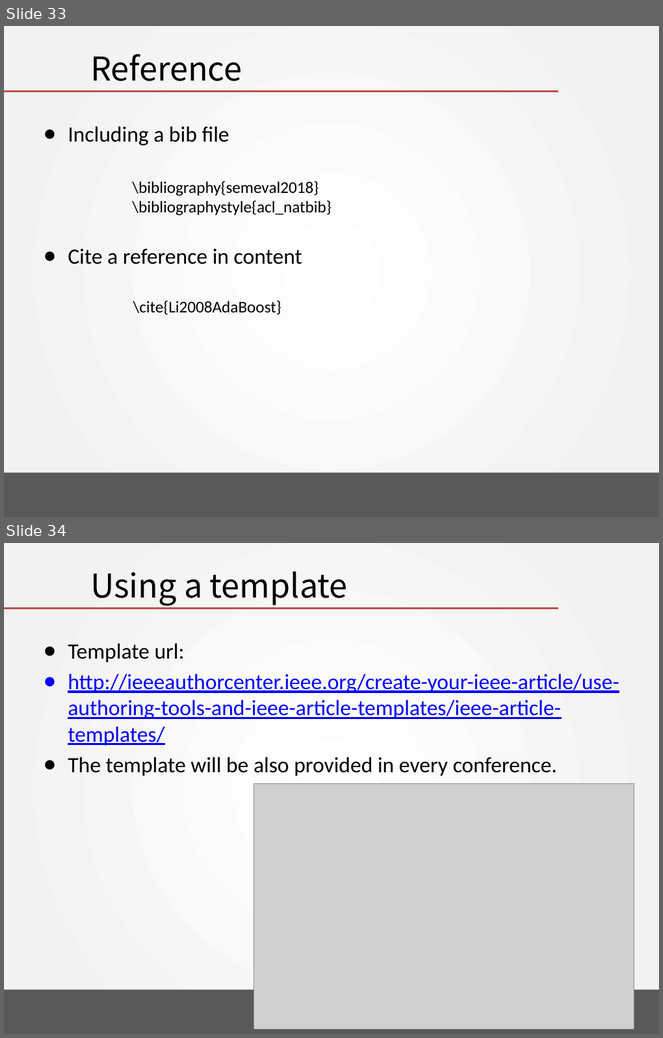
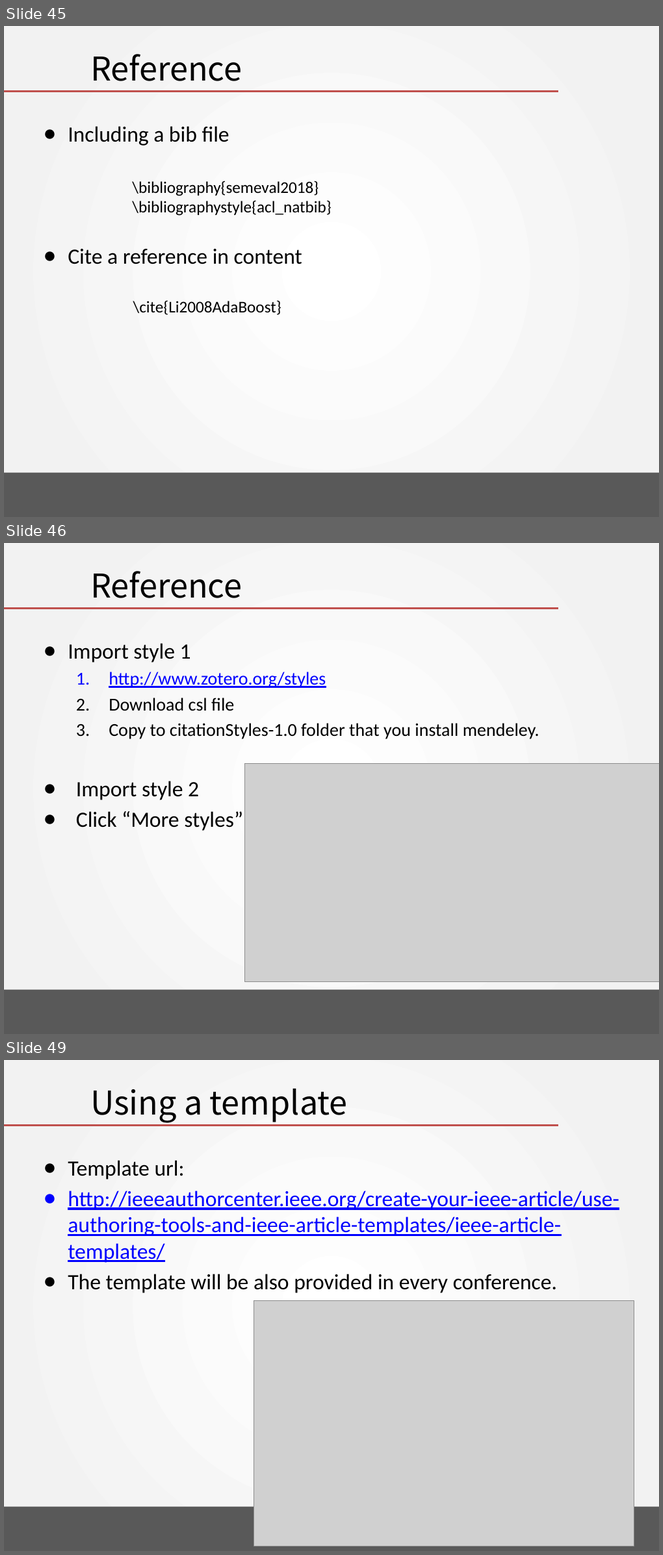
Before and after one commit to RainMan1860/Artificial_Intelligence_2019, a slide deck: chapter 07 - Latex Programming/Begin Latex in minute.pptx. Shown one above the other, each under a label of ours: slides 33 and 34 before the commit, slides 45, 46 and 49 after it; the slides between them are not shown. The pictures are 663x1038 and 663x1555 pixels, drawn with LibreOffice and Linux fonts; fonts in the diff are those of the drawing; grey boxes stand for pictures; background and template pictures are left out. Boxes give left, top, right and bottom in pixels: in the first picture for what was removed or moved away, otherwise in the second. Text is boxed around its words. In the diff, an @@ line names an element or a change of style, - is before the commit and + after.

```diff
--- a/chapter 07 - Latex Programming/Begin Latex in minute.pptx
+++ b/chapter 07 - Latex Programming/Begin Latex in minute.pptx
@@ slide 46 added at (4,543,659,1034), background gradient #FFFFFF to #F2F2F2; not listed: 2 template elements that a slide beside it also shows @@
@@ title added at (90,571,242,598), 36 pt, text #000000 @@
+Reference
@@ text added at (68,643,540,831), 20 pt, text #000000 @@
+● Import style 1
+  1. http://www.zotero.org/styles
+  2. Download csl file
+  3. Copy to citationStyles-1.0 folder that you install mendeley.
+● Import style 2
+● Click “More styles”
@@ picture added at (245,764,659,982) @@
@@ what was slide 33 is now slide 45 @@
@@ what was slide 34 is now slide 49 @@
```
Also in this commit, not shown: 14 other slides added.
